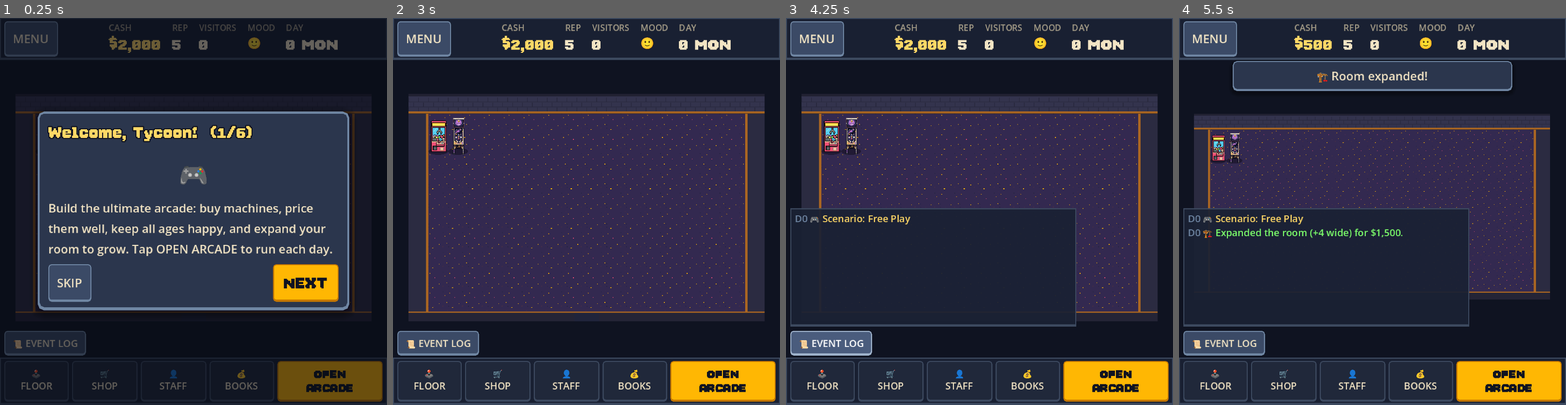
Above: before the commit, frames 1-4 (left to right).
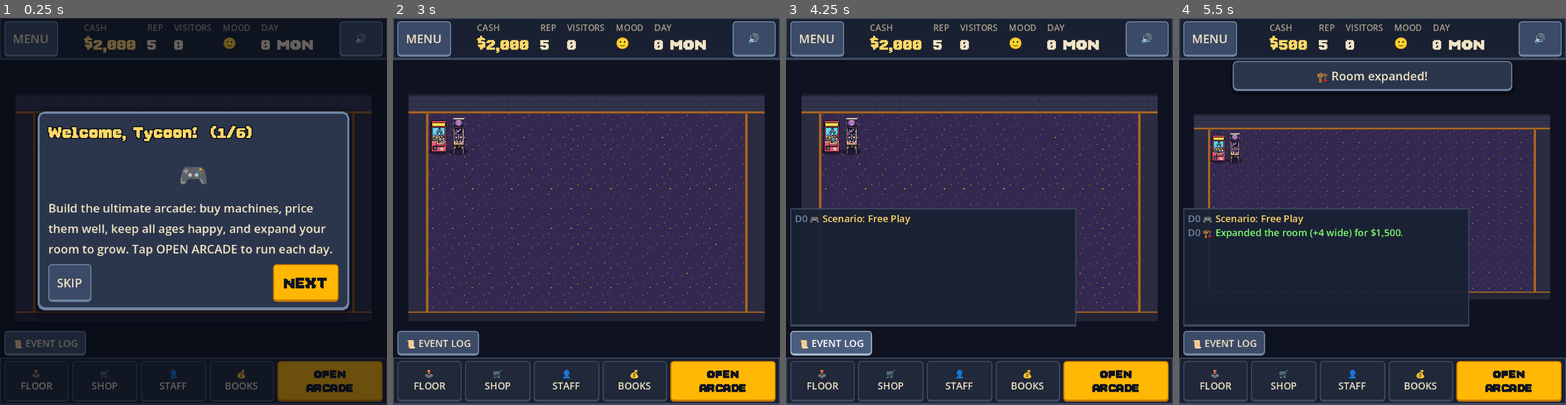
Above: after the commit, the same moments.

Repository: Funfetsunk/arcade_v2
Game: Godot game, scene res://main.tscn
Same seed, same stepped clock (60 frames per second), same inputs: the game is played once before the commit and once after it.
Inputs (mouse positions are in pixels of both pictures, inside the frame that each line leads up to):
- Up to frame 1 (0.25 s): no input
- Up to frame 2 (3 s): click (752, 37) at 0.5 s, where only the run after the commit has a clickable "🔊"; click "OPEN ARCADE" at 1.25 s; click "OPEN ARCADE" at 2 s; click "SKIP" at 2.75 s
- Up to frame 3 (4.25 s): click "📜 EVENT LOG" at 3.5 s
- Up to frame 4 (5.5 s): click "🕹 FLOOR" at 4.25 s; click "↔ Wider +4" at 5 s

The runs differ from the first frame. In frame 1, 1.4% of the frame differs, in the area x 21-99%, y 0-10%; in frame 2, 2.4%; in frame 3, 2.4%; in frame 4, 2.3%.

Commit message:
Add sound: effects, ambience and the jukebox
The original synthesized its sounds live with Web Audio. A new script,
tools/render_sfx.py, renders the same oscillators and envelopes to WAV
assets, and a new Sfx autoload plays them on SFX, Ambience and Music
buses: buy, error and goal cues where the original had them, coin pops,
day and breakdown sounds, UI clicks, ambient machine bleeps, the arcade
hum and a crowd murmur that follows the crowd size.

Ambience and music start on the first tap, as browsers require. The top
bar gets a mute toggle, Decor gets the jukebox's four tracks, and Riff
Master gets its note beeps. Sound settings are kept in MetaProgress.

Co-Authored-By: Claude Opus 5.5 <noreply@anthropic.com>

Diff:
--- a/core/actions.gd
+++ b/core/actions.gd
@@ -38,6 +38,7 @@
 	m.facing = facing
 	state.machines.append(m)
 	_log("Bought %s for %s." % [def.display_name, GameMath.money(def.cost)], Sim.LogKind.MONEY)
+	purchased.emit()
 	_toast("%s %s placed!" % [def.emoji, def.display_name])
 	FloorGrid.recompute_zones(state, data.balance)
 	machines_changed.emit()
@@ -49,6 +50,7 @@
 	m.tile = tile
 	m.facing = facing
 	_log("Moved %s." % m.def.display_name, Sim.LogKind.INFO)
+	purchased.emit()
 	_toast("Moved! ✅")
 	FloorGrid.recompute_zones(state, data.balance)
 	machines_changed.emit()
@@ -92,6 +94,7 @@
 	state.total_repairs += 1
 	state.total_repair_cost += cost
 	_log("Repaired %s for %s." % [m.def.display_name, GameMath.money(cost)], Sim.LogKind.INFO)
+	purchased.emit()
 	_toast("Repaired! 🔧")
 	return true
 
@@ -112,6 +115,7 @@
 	m.max_hp = 100.0
 	m.hp = maxf(m.hp, 60.0)
 	_log("🔧 Refurbished %s — back to mint condition." % m.def.display_name, Sim.LogKind.GOOD)
+	purchased.emit()
 	_toast("✨ Refurbished!")
 	return true
 
@@ -142,6 +146,7 @@
 		return false
 	m.tune_up_level += 1
 	_log("%s: Tune-Up → Lv%d." % [m.def.display_name, m.tune_up_level], Sim.LogKind.GOOD)
+	purchased.emit()
 	_toast("⚡ Tune-Up Lv%d!" % m.tune_up_level)
 	return true
 
@@ -155,6 +160,7 @@
 		return false
 	m.reinforce_level += 1
 	_log("%s: Reinforce → Lv%d." % [m.def.display_name, m.reinforce_level], Sim.LogKind.GOOD)
+	purchased.emit()
 	_toast("🛡️ Reinforce Lv%d!" % m.reinforce_level)
 	return true
 
@@ -204,6 +210,7 @@
 		if slot.active:
 			slot.qty = data.balance.stock_cap
 	_log("Restocked %s for %s." % [m.def.display_name, GameMath.money(cost)], Sim.LogKind.MONEY)
+	purchased.emit()
 	_toast("📦 Restocked — %s" % GameMath.money(cost))
 	return true
 
@@ -226,12 +233,14 @@
 	var cost := expand_cost(state)
 	var max_room := data.balance.max_room
 	if (axis == Vector2i.RIGHT and state.room.x >= max_room.x) or (axis == Vector2i.DOWN and state.room.y >= max_room.y):
+		refused.emit()
 		_toast("Room is at its max in that direction.", Sim.LogKind.MONEY)
 		return false
 	if not _pay(state, cost):
 		return false
 	state.room += axis * data.balance.expand_step
 	_log("🏗️ Expanded the room (+%d %s) for %s." % [data.balance.expand_step, "wide" if axis == Vector2i.RIGHT else "deep", GameMath.money(cost)], Sim.LogKind.GOOD)
+	purchased.emit()
 	_toast("🏗️ Room expanded!")
 	day_cycle.check_achievements(state)
 	return true
@@ -248,6 +257,7 @@
 	state.total_spent += upgrade.cost
 	state.upgrades.append(upgrade)
 	_log("Upgrade: %s installed." % upgrade.display_name, Sim.LogKind.GOOD)
+	purchased.emit()
 	_toast("%s %s!" % [upgrade.emoji, upgrade.display_name])
 	return true
 
@@ -260,6 +270,7 @@
 		return false
 	state.facilities.append(facility)
 	_log("%s Installed %s." % [facility.emoji, facility.display_name], Sim.LogKind.GOOD)
+	purchased.emit()
 	_toast("%s %s installed!" % [facility.emoji, facility.display_name])
 	return true
 
@@ -272,6 +283,7 @@
 		return false
 	state.decor.append(prop)
 	_log("%s Placed %s." % [prop.emoji, prop.display_name], Sim.LogKind.MONEY)
+	purchased.emit()
 	_toast("%s %s placed!" % [prop.emoji, prop.display_name])
 	return true
 
@@ -319,6 +331,7 @@
 	if role.id == &"tech_junior":
 		state.senior_tech_unlocked = true
 	_log("Hired %s — %s/day." % [role.display_name, GameMath.money(role.wage)], Sim.LogKind.INFO)
+	purchased.emit()
 	_toast("%s %s hired!" % [role.emoji, role.display_name])
 	staff_changed.emit()
 	return s
@@ -341,6 +354,7 @@
 	s.trained = true
 	s.morale = 100.0
 	_log("🎓 Trained %s — morale maxed, more reliable." % s.def.display_name, Sim.LogKind.GOOD)
+	purchased.emit()
 	_toast("🎓 Trained!")
 	return true
 
@@ -389,6 +403,7 @@
 	running.days_left = campaign.days
 	state.campaign = running
 	_log("%s Launched %s — +%d%% footfall for %d days." % [campaign.emoji, campaign.display_name, GameMath.js_round((campaign.foot_mul - 1.0) * 100.0), campaign.days], Sim.LogKind.GOOD)
+	purchased.emit()
 	_toast("%s %s live!" % [campaign.emoji, campaign.display_name], Sim.LogKind.MONEY)
 	return true
 
@@ -414,6 +429,7 @@
 	state.tournament = booking
 	var risk := "⚠ rep %d/%d — may flop." % [GameMath.js_round(state.rep), tournament.rep_req] if state.rep < tournament.rep_req else "Rep looks good!"
 	_log("%s Booked %s — in %d days. %s" % [tournament.emoji, tournament.display_name, tournament.lead_days, risk], Sim.LogKind.MONEY)
+	purchased.emit()
 	_toast("%s %s booked!" % [tournament.emoji, tournament.display_name], Sim.LogKind.MONEY)
 	return true
 
@@ -426,6 +442,7 @@
 		return false
 	state.rival.strength = maxf(5.0, state.rival.strength - data.balance.undercut_hit)
 	_log("💢 Price war! %s lost ground." % state.rival.display_name, Sim.LogKind.GOOD)
+	purchased.emit()
 	_toast("💢 Rival undercut!", Sim.LogKind.MONEY)
 	day_cycle.apply_rival(state)
 	return true
@@ -446,6 +463,7 @@
 	booking.days_left = contract.days
 	state.contract = booking
 	_log("📋 Accepted: %s — deliver in %d day(s) for %s%s." % [contract.display_name, contract.days, GameMath.money(contract.cash), " +%d rep" % contract.rep if contract.rep else ""], Sim.LogKind.MONEY)
+	purchased.emit()
 	_toast("📋 %s accepted!" % contract.display_name, Sim.LogKind.MONEY)
 	return true
 
@@ -468,6 +486,7 @@
 	state.research.append(project)
 	apply_research(state)
 	_log("🔬 Researched %s — %s" % [project.display_name, project.description], Sim.LogKind.GOOD)
+	purchased.emit()
 	_toast("🔬 %s!" % project.display_name, Sim.LogKind.MONEY)
 	return true
 
@@ -485,6 +504,7 @@
 	f.town = town
 	state.franchises.append(f)
 	_log("🏬 Opened a franchise in %s! +%s/day." % [town.display_name, GameMath.money(town.daily_income(1))], Sim.LogKind.GOOD)
+	celebrated.emit()
 	_toast("%s %s franchise open!" % [town.emoji, town.display_name], Sim.LogKind.MONEY)
 	return true
 
@@ -497,6 +517,7 @@
 		return false
 	f.level += 1
 	_log("🏬 Invested in %s — now level %d (+%s/day)." % [town.display_name, f.level, GameMath.money(town.daily_income(f.level))], Sim.LogKind.GOOD)
+	purchased.emit()
 	_toast("%s %s upgraded!" % [town.emoji, town.display_name])
 	return true
 
@@ -508,11 +529,13 @@
 		_toast("Perk maxed out.", Sim.LogKind.MONEY)
 		return false
 	if meta.perk_points() <= 0:
+		refused.emit()
 		_toast("No prestige points to spend!", Sim.LogKind.MONEY)
 		return false
 	meta.perk_ranks[perk.id] = meta.perk_rank(perk.id) + 1
 	apply_meta(state)
 	_log("%s Perk: %s → rank %d." % [perk.emoji, perk.display_name, meta.perk_rank(perk.id)], Sim.LogKind.GOOD)
+	purchased.emit()
 	return true
 
 
--- a/core/event_bus.gd
+++ b/core/event_bus.gd
@@ -5,6 +5,10 @@
 
 signal logged(message: String, kind: Sim.LogKind)
 signal toast_requested(message: String, kind: Sim.LogKind)
+## Sound cues relayed from the systems (see GameSystem).
+signal purchased
+signal refused
+signal celebrated
 
 ## The state changed in a way the HUD and panels should redraw for.
 signal state_changed
--- a/core/game.gd
+++ b/core/game.gd
@@ -30,6 +30,10 @@
 	for system: Object in [sim, day_cycle, actions]:
 		system.logged.connect(EventBus.logged.emit)
 		system.toast_requested.connect(EventBus.toast_requested.emit)
+	for system: GameSystem in [day_cycle, actions]:
+		system.purchased.connect(EventBus.purchased.emit)
+		system.refused.connect(EventBus.refused.emit)
+		system.celebrated.connect(EventBus.celebrated.emit)
 	sim.customers_reset.connect(EventBus.customers_reset.emit)
 	sim.coin_spawned.connect(EventBus.coin_spawned.emit)
 	sim.repair_worker_spawned.connect(EventBus.repair_worker_spawned.emit)
@@ -107,6 +111,7 @@
 	save_meta()
 	new_game(&"free")
 	EventBus.logged.emit("⭐ Prestiged to level %d — spend your new perk point!" % meta.prestige_level, Sim.LogKind.GOOD)
+	EventBus.celebrated.emit()
 	return true
 
 
--- a/core/game_system.gd
+++ b/core/game_system.gd
@@ -5,6 +5,11 @@
 
 signal logged(message: String, kind: Sim.LogKind)
 signal toast_requested(message: String, kind: Sim.LogKind)
+## Sound cues, as in the original: something was bought, an action was refused,
+## or a milestone deserves a fanfare.
+signal purchased
+signal refused
+signal celebrated
 
 var data: GameData
 var meta: MetaProgress
@@ -29,6 +34,7 @@
 
 ## Shows the reason an action couldn't happen; returns false for convenient early returns.
 func _refuse(message: String) -> bool:
+	refused.emit()
 	_toast(message, Sim.LogKind.BAD)
 	return false
 
--- /dev/null
+++ b/core/sfx.gd
@@ -0,0 +1,216 @@
+extends Node
+## Autoload "Sfx": the original's synthesized retro sound effects, the ambient
+## hum and crowd murmur, and the jukebox. The sounds were built live with Web
+## Audio; tools/render_sfx.py renders them once to assets/audio/.
+##
+## Browsers block audio until the first tap, so the ambience and music start on
+## the first press, with a little "sound on" ding, like the original.
+
+const SOUNDS := {
+	coin = preload("res://assets/audio/coin.wav"),
+	buy = preload("res://assets/audio/buy.wav"),
+	day = preload("res://assets/audio/day.wav"),
+	broke = preload("res://assets/audio/break.wav"),
+	click = preload("res://assets/audio/click.wav"),
+	error = preload("res://assets/audio/error.wav"),
+	goal = preload("res://assets/audio/goal.wav"),
+}
+const BLEEP_NOTES := [523, 587, 659, 784, 880, 1047]
+const BEEP_NOTES := [330, 440, 495, 660, 880]
+const TRACKS: Array[Dictionary] = [
+	{ id = &"arcade", name = "Arcade Pad", stream = preload("res://assets/audio/music_arcade.wav") },
+	{ id = &"synth", name = "Synthwave", stream = preload("res://assets/audio/music_synth.wav") },
+	{ id = &"chip", name = "Chiptune", stream = preload("res://assets/audio/music_chip.wav") },
+	{ id = &"lofi", name = "Lo-Fi", stream = preload("res://assets/audio/music_lofi.wav") },
+]
+const POOL_SIZE := 8
+## Many machines pay out at once; coins closer together than this are dropped.
+const COIN_GAP_MS := 50
+## Full murmur at 10 customers, and how fast it follows the crowd (seconds).
+const MURMUR_FULL := 10.0
+const MURMUR_EASE := 0.5
+const HUM_FADE_IN := 2.5
+const SILENT_DB := -80.0
+
+var muted := false
+var started := false
+var _pool: Array[AudioStreamPlayer] = []
+var _next := 0
+var _bleeps: Array[AudioStream] = []
+var _beeps: Dictionary[int, AudioStream] = {}
+var _hum: AudioStreamPlayer
+var _murmur: AudioStreamPlayer
+var _music: AudioStreamPlayer
+var _crowd := 0
+var _murmur_level := 0.0
+var _last_coin := -COIN_GAP_MS
+## The Game autoload, looked up at runtime: the machine catalogs load minigame
+## scenes that call Sfx, so a static reference to Game (which needs Data) would
+## be a load cycle.
+@onready var _game: Node = get_node(^"/root/Game")
+
+
+func _ready() -> void:
+	process_mode = Node.PROCESS_MODE_ALWAYS
+	for i in POOL_SIZE:
+		_pool.append(_add_player(&"SFX"))
+	for note in BLEEP_NOTES:
+		for wave in ["square", "triangle"]:
+			_bleeps.append(load("res://assets/audio/bleep_%d_%s.wav" % [note, wave]))
+	for note in BEEP_NOTES:
+		_beeps[note] = load("res://assets/audio/beep_%d.wav" % note)
+	_hum = _add_player(&"Ambience", preload("res://assets/audio/hum.wav"))
+	_murmur = _add_player(&"Ambience", preload("res://assets/audio/murmur.wav"))
+	_music = _add_player(&"Music")
+	muted = _game.meta.sound_muted
+	AudioServer.set_bus_mute(0, muted)
+	_connect_cues()
+
+
+func _add_player(bus: StringName, stream: AudioStream = null) -> AudioStreamPlayer:
+	var player := AudioStreamPlayer.new()
+	player.bus = bus
+	player.stream = stream
+	add_child(player)
+	return player
+
+
+func _connect_cues() -> void:
+	EventBus.purchased.connect(buy)
+	EventBus.refused.connect(error)
+	EventBus.celebrated.connect(goal)
+	EventBus.coin_spawned.connect(func(_id: int, _value: int) -> void: coin())
+	EventBus.day_ended.connect(play.bind(&"day"))
+	EventBus.machine_broke.connect(play.bind(&"broke"))
+	EventBus.goal_completed.connect(func(_goal: GoalDef) -> void: goal())
+	EventBus.achievement_unlocked.connect(func(_a: AchievementDef) -> void: goal())
+	EventBus.jackpot_hit.connect(func(_id: int, _amount: int) -> void: goal())
+	EventBus.empire_completed.connect(goal)
+	EventBus.scenario_won.connect(func(_s: ScenarioDef, _stars: int) -> void: goal())
+	EventBus.daily_finished.connect(func(_score: int, _best: int, _new_best: bool) -> void: goal())
+	EventBus.contract_resolved.connect(func(_c: ContractDef, delivered: bool) -> void:
+		if delivered:
+			goal())
+	EventBus.tournament_resolved.connect(func(_t: TournamentDef, success: bool) -> void:
+		if success:
+			goal())
+
+
+func _input(event: InputEvent) -> void:
+	if started:
+		return
+	if (event is InputEventMouseButton or event is InputEventScreenTouch or event is InputEventKey) and event.is_pressed():
+		_start()
+
+
+## Starts the ambience and music on the first real input (the web unlocks audio then).
+func _start() -> void:
+	started = true
+	_hum.volume_db = SILENT_DB
+	_hum.play()
+	create_tween().tween_property(_hum, ^"volume_db", 0.0, HUM_FADE_IN)
+	_murmur.volume_db = SILENT_DB
+	_murmur.play()
+	_play_track()
+	if not muted:
+		get_tree().create_timer(0.13).timeout.connect(play.bind(&"coin"))
+
+
+func _process(delta: float) -> void:
+	if not started:
+		return
+	# The murmur follows the crowd; an occasional soft bleep from the machines.
+	var target := minf(1.0, _crowd / MURMUR_FULL)
+	_murmur_level += (target - _murmur_level) * (1.0 - exp(-delta / MURMUR_EASE))
+	_murmur.volume_db = linear_to_db(maxf(_murmur_level, 0.0001))
+	if _crowd > 1 and randf() < 0.018 * delta * 60.0:
+		_play_stream(_bleeps.pick_random(), linear_to_db(randf_range(0.05, 0.1) / 0.075))
+
+
+## Plays one of the effects in SOUNDS.
+func play(sound: StringName) -> void:
+	_play_stream(SOUNDS[sound])
+
+
+func _play_stream(stream: AudioStream, volume_db := 0.0) -> void:
+	if muted:
+		return
+	var player := _pool[_next]
+	_next = (_next + 1) % _pool.size()
+	player.stream = stream
+	player.volume_db = volume_db
+	player.play()
+
+
+func click() -> void:
+	play(&"click")
+
+
+func buy() -> void:
+	play(&"buy")
+
+
+func error() -> void:
+	play(&"error")
+
+
+func goal() -> void:
+	play(&"goal")
+
+
+func coin() -> void:
+	var now := Time.get_ticks_msec()
+	if now - _last_coin < COIN_GAP_MS:
+		return
+	_last_coin = now
+	play(&"coin")
+
+
+## A short square-wave note (Riff Master), snapped to the nearest rendered pitch.
+func beep(frequency: float) -> void:
+	var nearest: int = BEEP_NOTES[0]
+	for note in BEEP_NOTES:
+		if absf(note - frequency) < absf(nearest - frequency):
+			nearest = note
+	_play_stream(_beeps[nearest])
+
+
+## How many customers are on the floor, for the crowd murmur.
+func set_crowd(count: int) -> void:
+	_crowd = count
+
+
+func toggle_mute() -> bool:
+	muted = not muted
+	AudioServer.set_bus_mute(0, muted)
+	_game.meta.sound_muted = muted
+	_game.save_meta()
+	if not started:
+		_start()
+	if not muted:
+		get_tree().create_timer(0.09).timeout.connect(coin)
+	return muted
+
+
+func track() -> StringName:
+	return _game.meta.jukebox_track
+
+
+func set_track(id: StringName) -> void:
+	_game.meta.jukebox_track = id
+	_game.save_meta()
+	if not started:
+		_start()
+	else:
+		_play_track()
+	click()
+
+
+func _play_track() -> void:
+	for t in TRACKS:
+		if t.id == _game.meta.jukebox_track:
+			_music.stream = t.stream
+			_music.play()
+			return
+	_music.stream = TRACKS[0].stream
+	_music.play()
--- a/core/state/meta_progress.gd
+++ b/core/state/meta_progress.gd
@@ -13,6 +13,9 @@
 ## Daily challenge date ("YYYY-MM-DD") -> best takings that day.
 @export var daily_bests: Dictionary[String, int] = {}
 @export var tutorial_done: bool
+## Sound settings (the original kept these in localStorage).
+@export var sound_muted: bool
+@export var jukebox_track: StringName = &"arcade"
 
 
 func perk_rank(id: StringName) -> int:
--- /dev/null
+++ b/default_bus_layout.tres
@@ -0,0 +1,22 @@
+[gd_resource type="AudioBusLayout" format=3]
+
+[resource]
+bus/0/volume_db = -4.43697
+bus/1/name = &"SFX"
+bus/1/solo = false
+bus/1/mute = false
+bus/1/bypass_fx = false
+bus/1/volume_db = 0.0
+bus/1/send = &"Master"
+bus/2/name = &"Ambience"
+bus/2/solo = false
+bus/2/mute = false
+bus/2/bypass_fx = false
+bus/2/volume_db = 0.0
+bus/2/send = &"Master"
+bus/3/name = &"Music"
+bus/3/solo = false
+bus/3/mute = false
+bus/3/bypass_fx = false
+bus/3/volume_db = 0.0
+bus/3/send = &"Master"
--- a/floor/crowd.gd
+++ b/floor/crowd.gd
@@ -51,6 +51,7 @@
 			spawn_customer()
 	for c in customers.duplicate():
 		_update_customer(c, delta)
+	Sfx.set_crowd(customers.size())
 	for t in technicians.duplicate():
 		_update_technician(t, delta)
 
--- a/floor/floor.gd
+++ b/floor/floor.gd
@@ -88,6 +88,7 @@
 		return
 	ghost_facing = posmod(ghost_facing + direction, 4) as MachineInstance.Facing
 	_set_ghost_tile(ghost_tile)
+	Sfx.click()
 
 
 func ghost_valid() -> bool:
@@ -98,6 +99,7 @@
 	if not is_placing():
 		return false
 	if not ghost_valid():
+		Sfx.error()
 		EventBus.toast_requested.emit("Can't place there — blocked or out of bounds.", Sim.LogKind.BAD)
 		return false
 	var placed_id: int
@@ -122,6 +124,7 @@
 func cancel_placing() -> void:
 	if is_placing():
 		_end_placing()
+		Sfx.click()
 
 
 func _begin_placing(def: MachineDef, facing: MachineInstance.Facing, tile: Vector2i) -> void:
--- a/minigames/rhythm/rhythm.gd
+++ b/minigames/rhythm/rhythm.gd
@@ -1,12 +1,13 @@
 extends MiniGame
 ## Riff Master (unlike the dance mat): two wide tracks with tap notes and hold
 ## notes. Tap a note on the line; press and ride a long note's tail for bonus
-## ticks. 25 s. (The original's note beeps arrive with the audio phase.)
+## ticks. 25 s.
 
 const HIT_Y := 380.0
 const TRACKS := 2
 const TW := BOARD.x / TRACKS
 const ROUND := 25 * 60
+const NOTES := [330.0, 440.0]
 
 var notes: Array[Dictionary] = []
 var combo := 0
@@ -34,6 +35,7 @@
 		best.hit = true
 		combo += 1
 		score += 12
+		Sfx.beep(NOTES[track] * (1.5 if combo >= 6 else 1.0))
 		add_pop(Vector2(x, HIT_Y + 34), "+12", 26, Color("06d6a0"))
 		if best.tail > 0:
 			_holding[track] = best
@@ -70,6 +72,8 @@
 				held.hold_ticks += 1
 				if held.hold_ticks % 6 == 0:
 					score += 2
+					if held.hold_ticks % 18 == 0:
+						Sfx.beep(NOTES[track] * 2)
 			else:
 				_holding[track] = null
 		_glow[track] = maxi(0, _glow[track] - 1)
--- a/project.godot
+++ b/project.godot
@@ -19,6 +19,7 @@
 Data="*res://core/data.gd"
 EventBus="*res://core/event_bus.gd"
 Game="*res://core/game.gd"
+Sfx="*res://core/sfx.gd"
 
 [display]
 
--- a/ui/game_ui.gd
+++ b/ui/game_ui.gd
@@ -91,6 +91,7 @@
 	_next_day.pressed.connect(_on_next_day)
 	_repairs.pressed.connect(_show_repairs)
 	%MenuButton.pressed.connect(toggle_panel.bind(&"menu"))
+	_add_sound_button()
 	_visitor_popup.hide()
 	EventBus.visitor_selected.connect(_on_visitor_selected)
 	EventBus.customers_reset.connect(_on_visitor_selected.bind(null))
@@ -105,6 +106,18 @@
 	_refresh()
 
 
+## The 🔊 / 🔇 toggle at the right of the top bar.
+func _add_sound_button() -> void:
+	var menu: Button = %MenuButton
+	var sound := Button.new()
+	sound.name = "SoundButton"
+	sound.custom_minimum_size = menu.custom_minimum_size
+	sound.tooltip_text = "Toggle sound"
+	sound.text = "🔇" if Sfx.muted else "🔊"
+	sound.pressed.connect(func() -> void: sound.text = "🔇" if Sfx.toggle_mute() else "🔊")
+	menu.get_parent().add_child(sound)
+
+
 func toggle_panel(id: StringName) -> void:
 	if sheet.is_showing(panels[id]):
 		sheet.close()
@@ -130,6 +143,7 @@
 	game.name = "MiniGame"
 	game.finished.connect(func(score: int) -> void:
 		game.bonus = Game.actions.award_minigame(Game.state, game.game_name, score)
+		Sfx.goal()
 		Game.save_game()
 		EventBus.state_changed.emit())
 	$Root.add_child(game)
@@ -150,10 +164,13 @@
 	var entry: Array = TUTORIAL[page]
 	var last := page == TUTORIAL.size() - 1
 	var finish := func() -> void:
+		Sfx.click()
 		modal.close()
 		Game.meta.tutorial_done = true
 		Game.save_meta()
-	var next := UiKit.button("LET'S GO!" if last else "NEXT", finish if last else show_tutorial.bind(page + 1), &"PrimaryButton")
+	var next := UiKit.button("LET'S GO!" if last else "NEXT", finish if last else func() -> void:
+		Sfx.click()
+		show_tutorial(page + 1), &"PrimaryButton")
 	var skip := UiKit.button("SKIP", finish)
 	var icon := UiKit.label(entry[0])
 	icon.add_theme_font_size_override(&"font_size", 28)
@@ -176,6 +193,7 @@
 	_visitor_popup.visible = _visitor != null
 	_visitor_timer = 0.0
 	if _visitor:
+		Sfx.click()
 		_update_visitor_popup()
 
 
@@ -305,6 +323,11 @@
 		var extra := " — %s" % GameMath.money(o.cost) if o.cost else " — +%s" % GameMath.money(o.gain_cash) if o.gain_cash else ""
 		var b := UiKit.button(o.label + extra, func() -> void:
 			if Game.choose_decision(i):
+				# Options that spend, pay out or help the day chime; the rest click.
+				if o.cost or o.gain_cash or o.repair_all or o.foot_mul > 1:
+					Sfx.buy()
+				else:
+					Sfx.click()
 				modal.close(), &"PrimaryButton" if i == 0 else &"", o.cost == 0 or Game.state.cash >= o.cost)
 		b.size_flags_horizontal = Control.SIZE_EXPAND_FILL
 		body.append(b)
--- a/ui/modal.gd
+++ b/ui/modal.gd
@@ -38,7 +38,11 @@
 ## A yes/no confirmation; `on_yes` runs only if confirmed.
 func confirm(title: String, message: String, yes_text: String, on_yes: Callable, danger := false) -> void:
 	var yes := UiKit.button(yes_text, func() -> void:
+		Sfx.click()
 		close()
 		on_yes.call(), &"DangerButton" if danger else &"PrimaryButton")
-	var no := UiKit.button("Cancel", close)
+	var no := UiKit.button("Cancel", func() -> void:
+		Sfx.click()
+		close())
 	present(title, [UiKit.label(message, &"", true), UiKit.hbox([no, UiKit.spacer(), yes])])
+	Sfx.click()
--- a/ui/panels/daily_panel.gd
+++ b/ui/panels/daily_panel.gd
@@ -17,7 +17,8 @@
 	add_child(UiKit.button("🔁 BEAT YOUR BEST" if best else "▶ START CHALLENGE", func() -> void:
 		ui.modal.confirm("📅 START DAILY CHALLENGE?", "\"%s\"\n\nEarn the most over %d days. Replaces your current game." % [variant.blurb, Data.db.balance.daily_challenge_days], "📅 START", func() -> void:
 			ui.close_sheet()
-			Game.start_daily(date)), &"PrimaryButton"))
+			Game.start_daily(date)
+			Sfx.buy()), &"PrimaryButton"))
 	var days := Game.meta.daily_bests.keys()
 	days.sort()
 	days.reverse()
--- a/ui/panels/decor_panel.gd
+++ b/ui/panels/decor_panel.gd
@@ -18,12 +18,24 @@
 	add_child(name_edit)
 	add_child(UiKit.label("Shown on the neon sign over your back wall.", &"DimLabel", true))
 
+	add_child(UiKit.section("🎵 JUKEBOX"))
+	var tracks := HFlowContainer.new()
+	tracks.add_theme_constant_override(&"h_separation", 6)
+	tracks.add_theme_constant_override(&"v_separation", 6)
+	for t in Sfx.TRACKS:
+		var on: bool = t.id == Sfx.track()
+		tracks.add_child(UiKit.button(("▶ " if on else "") + t.name, func() -> void:
+			Sfx.set_track(t.id)
+			EventBus.state_changed.emit(), &"PrimaryButton" if on else &""))
+	add_child(tracks)
+
 	add_child(UiKit.section("THEME"))
 	for t in Data.db.themes:
 		var on := t.id == s.theme
 		add_child(UiKit.card(t.emoji, t.display_name + ("  • active" if on else ""), "",
 			UiKit.button("✓" if on else "USE", func() -> void:
 				actions.set_theme(Game.state, t)
+				Sfx.click()
 				EventBus.state_changed.emit(), &"PrimaryButton" if on else &"", not on)))
 
 	var max_decor := Data.db.balance.max_decor
--- a/ui/panels/marketing_panel.gd
+++ b/ui/panels/marketing_panel.gd
@@ -27,6 +27,7 @@
 		"+%d%% footfall, −%d%% takings. Toggle anytime." % [_pct(b.discount_foot_mul), GameMath.js_round((1.0 - b.discount_earn_mul) * 100.0)],
 		UiKit.button("STOP" if s.discount_on else "START", func() -> void:
 			Game.actions.toggle_discount(Game.state)
+			Sfx.click()
 			EventBus.state_changed.emit())))
 
 	add_child(UiKit.section("🏆 TOURNAMENTS"))
--- a/ui/panels/progress_panel.gd
+++ b/ui/panels/progress_panel.gd
@@ -15,6 +15,7 @@
 		add_child(UiKit.card(d.emoji, "%s  %d%% footfall" % [d.display_name, GameMath.js_round(d.foot_mul * 100.0)], d.blurb,
 			UiKit.button("✓" if on else "PICK", func() -> void:
 				Game.actions.set_difficulty(Game.state, d)
+				Sfx.click()
 				EventBus.state_changed.emit(), &"PrimaryButton" if on else &"", not on)))
 	add_child(UiKit.section("PRESTIGE"))
 	add_child(UiKit.stat_row("Prestige level", "⭐ %d" % meta.prestige_level))
--- a/ui/panels/scenarios_panel.gd
+++ b/ui/panels/scenarios_panel.gd
@@ -19,5 +19,6 @@
 				return
 			ui.modal.confirm("START \"%s\"?" % sc.display_name.to_upper(), "Your current game will be replaced.", "🎯 START", func() -> void:
 				ui.close_sheet()
-				Game.new_game(sc.id)), &"" if playing else &"PrimaryButton")
+				Game.new_game(sc.id)
+				Sfx.buy()), &"" if playing else &"PrimaryButton")
 		add_child(UiKit.card(sc.emoji, sc.display_name + ("  • PLAYING" if playing else ""), sc.blurb + goal, start))
Not shown, added: assets/audio/beep_330.wav.import
Not shown, added: assets/audio/beep_440.wav.import
Not shown, added: assets/audio/beep_495.wav.import
Not shown, added: assets/audio/beep_660.wav.import
Not shown, added: assets/audio/beep_880.wav.import
Not shown, added: assets/audio/bleep_1047_square.wav.import
Not shown, added: assets/audio/bleep_1047_triangle.wav.import
Not shown, added: assets/audio/bleep_523_square.wav.import
Not shown, added: assets/audio/bleep_523_triangle.wav.import
Not shown, added: assets/audio/bleep_587_square.wav.import
Not shown, added: assets/audio/bleep_587_triangle.wav.import
Not shown, added: assets/audio/bleep_659_square.wav.import
(and 50 more such lines)
